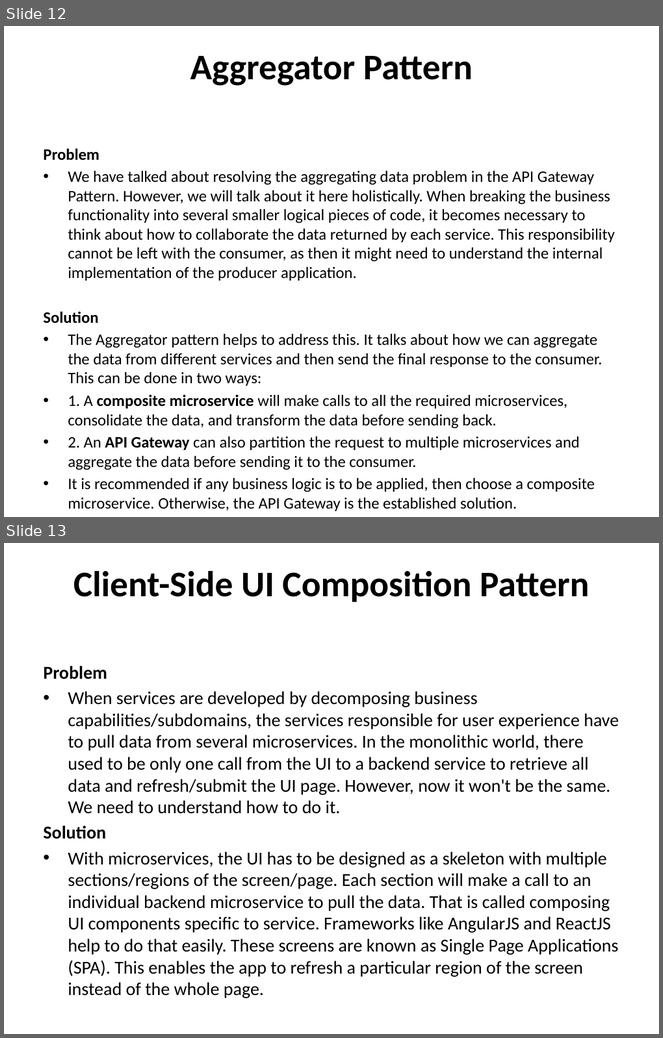
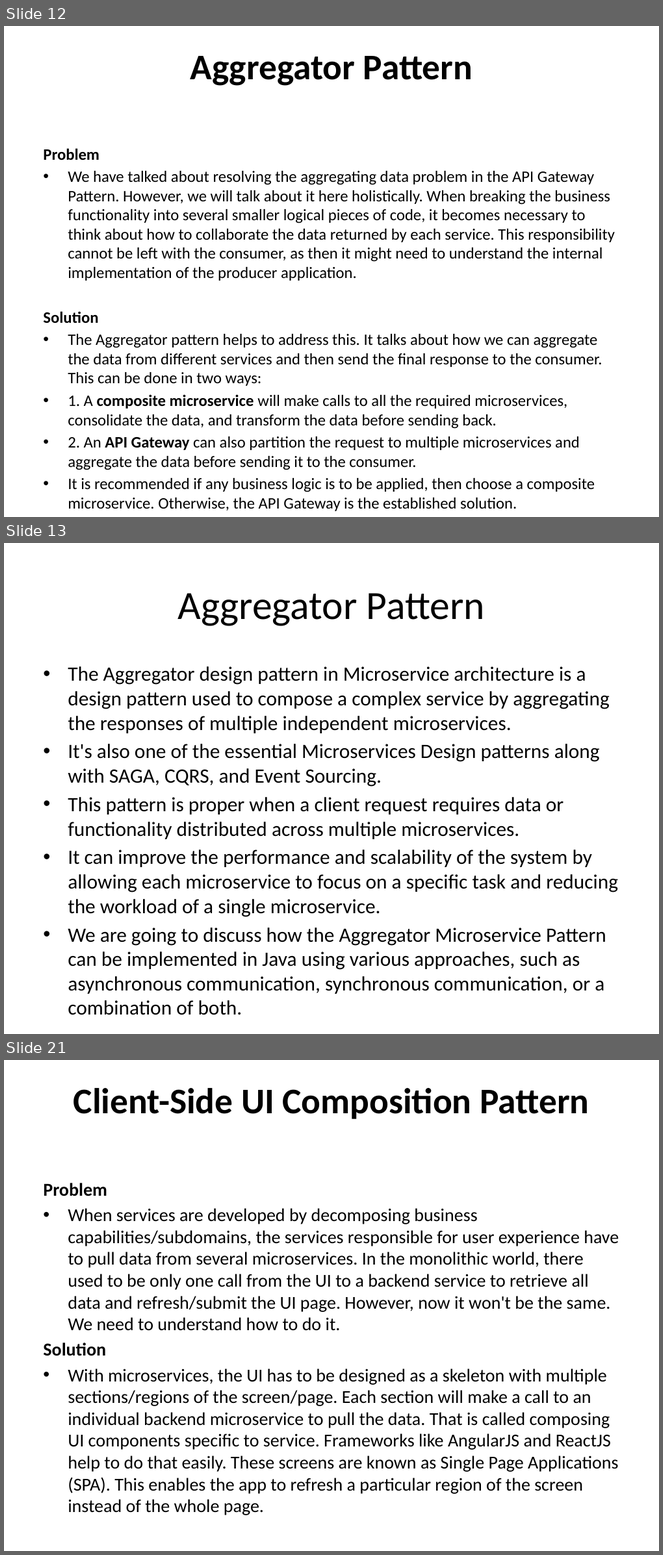
Before and after one commit to techelly/cloudthatmicroservies, a slide deck: Micro services Design Pattern.pptx. Shown one above the other, each under a label of ours: slides 12 and 13 before the commit, slides 12, 13 and 21 after it; the slides between them are not shown. The pictures are 663x1038 and 663x1555 pixels, drawn with LibreOffice and Linux fonts; fonts in the diff are those of the drawing. Boxes give left, top, right and bottom in pixels: in the first picture for what was removed or moved away, otherwise in the second. Text is boxed around its words. In the diff, an @@ line names an element or a change of style, - is before the commit and + after.

```diff
--- a/Micro services Design Pattern.pptx
+++ b/Micro services Design Pattern.pptx
@@ slide 13 added at box(4, 543, 659, 1034), background #FFFFFF @@
@@ title added at box(178, 593, 485, 626), 44 pt, text #000000 @@
+Aggregator Pattern
@@ text added at box(68, 667, 618, 994), 22.4 pt, text #000000 @@
+• The Aggregator design pattern in Microservice architecture is a design pattern used to compose a complex service by aggregating the responses of multiple independent microservices.
+• It's also one of the essential Microservices Design patterns along with SAGA, CQRS, and Event Sourcing.
+• This pattern is proper when a client request requires data or functionality distributed across multiple microservices.
+• It can improve the performance and scalability of the system by allowing each microservice to focus on a specific task and reducing the workload of a single microservice.
+• We are going to discuss how the Aggregator Microservice Pattern can be implemented in Java using various approaches, such as asynchronous communication, synchronous communication, or a combination of both.
@@ what was slide 13 is now slide 21 @@
```
Also in this commit, not shown: 7 other slides added, 2 other files.
